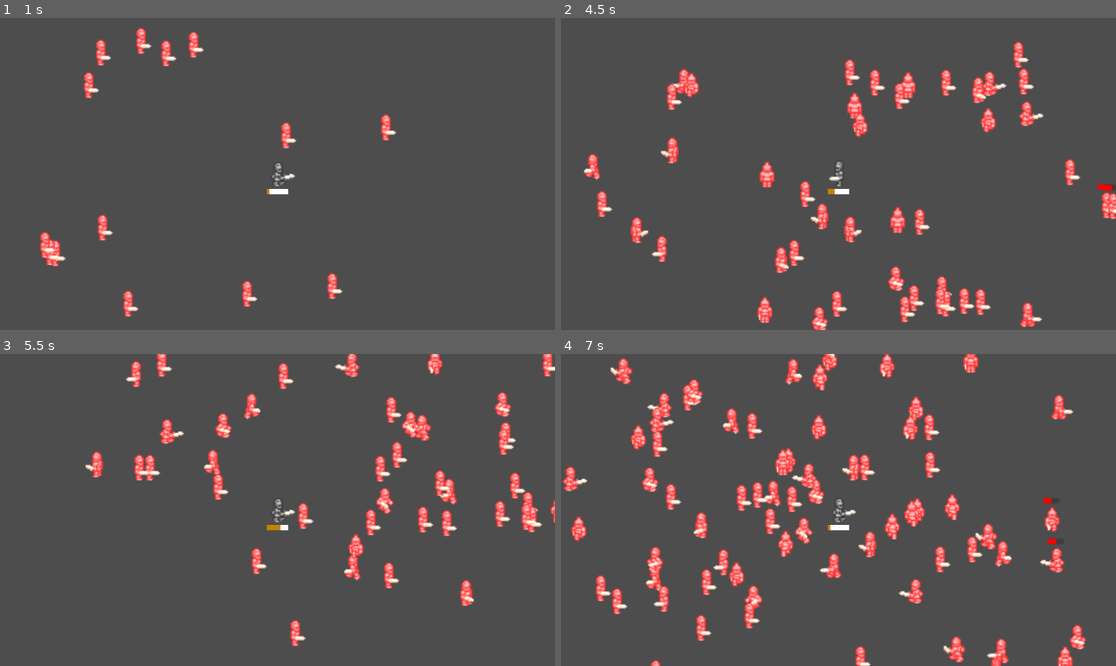
Above: before the commit, frames 1-4 (two rows, left to right).
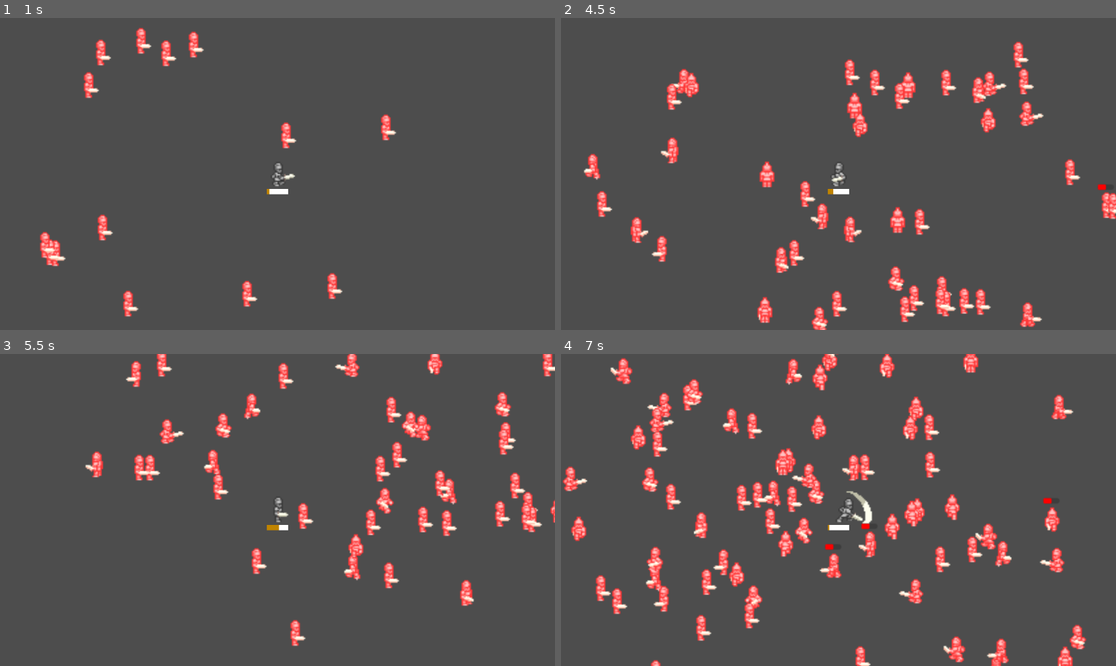
Above: after the commit, the same moments.

Repository: MattDirty/upsi4
Game: Godot game, scene res://Playground.tscn
Two runs of this game, one before a commit and one after it. Both use one fixed random seed, a clock stepped at 60 frames per second and the inputs below.
Inputs (mouse positions are in pixels of both pictures, inside the frame that each line leads up to):
- Up to frame 1 (1 s): move the mouse to (399, 158) at 0.52 s; hold D (move_right) from 0.53 s (still down); hold Space (main_attack) from 0.53 s (still down)
- Up to frame 2 (4.5 s): move the mouse to (727, 189) at 1.27 s; release D (move_right) at 1.28 s; release Space (main_attack) at 1.28 s; hold S (move_down) 1.28-2.03 s; tap Space (main_attack) at 1.35, 2.85, 4.35 s; move the mouse to (894, 105) at 2.02 s; hold D (move_right) 2.03-2.78 s; hold Space (main_attack) 2.03-2.78 s; move the mouse to (810, 236) at 2.77 s; hold W (move_up) 2.78-3.53 s; move the mouse to (1005, 220) at 3.52 s; hold Space (main_attack) 3.53-4.28 s; hold A (move_left) from 3.53 s (still down); move the mouse to (672, 127) at 4.27 s
- Up to frame 3 (5.5 s): move the mouse to (305, 510) at 5.02 s; release A (move_left) at 5.03 s; hold S (move_down) from 5.03 s (still down); hold Space (main_attack) from 5.03 s (still down)
- Up to frame 4 (7 s): move the mouse to (755, 432) at 5.77 s; release S (move_down) at 5.78 s; release Space (main_attack) at 5.78 s; hold D (move_right) 5.78-6.53 s; tap Space (main_attack) at 5.85 s; move the mouse to (960, 494) at 6.52 s; hold W (move_up) from 6.53 s (still down); hold Space (main_attack) from 6.53 s (still down)

Frame 1 is identical in both runs. In frame 2, 0.1% of the frame differs, in the area x 48-100%, y 46-57%; in frame 3, 0.1%; in frame 4, 0.4%, in the area x 47-90%, y 43-63%.

Commit message:
Refactored Attack

Diff:
--- a/Characters/Player/Attack.gd
+++ b/Characters/Player/Attack.gd
@@ -4,44 +4,69 @@
 var damages: int = 5
 var cooldown: float = 3
 var cooldown_elapsed = 0
-var frames: int = 1
+var frames: int = 4
 var ticks_since_attack: int = 0
+var attacked_enemies: Array = []
+var deal_with_status = {
+	"Ready": deal_with_ready,
+	"Cooldown": deal_with_cooldown,
+	"Attacking": deal_with_attacking,
+}
 @onready var hitbox: Area2D = $"Area2D"
 @onready var CooldownBar: ProgressBar = $"../CooldownBar"
 
 
-func _ready():
+func reset_weapon():
 	cooldown_elapsed = cooldown
 	CooldownBar.max_value = cooldown
 	CooldownBar.value = cooldown_elapsed
+	ticks_since_attack = 0
+	attacked_enemies.clear()
+	status = "Ready"
+
+func _ready():
+	reset_weapon()
+
+# Called every frame. 'delta' is the elapsed time since the previous frame.
+func _physics_process(delta):
+	look_at(get_global_mouse_position())
+	deal_with_status[status].call(delta)
 
 
 func attack():
-	if status == "Cooldown":
+	if status == "Cooldown" or status == "Attacking":
 		return
 	status = "Attacking"
+	attacked_enemies.clear()
 	ticks_since_attack = 0
 	cooldown_elapsed = 0
 
-# Called every frame. 'delta' is the elapsed time since the previous frame.
-func _physics_process(delta):
-	if status == "Cooldown":
+
+func deal_with_cooldown(delta):
 		cooldown_elapsed += delta
 		CooldownBar.max_value = cooldown
 		CooldownBar.value = cooldown_elapsed
 		if cooldown_elapsed >= cooldown:
 			status = "Ready"
-	if status == "Attacking":
-		ticks_since_attack += 1
+
+
+func deal_with_attacking(_delta):
+	ticks_since_attack += 1
+	if ticks_since_attack >= frames:
+		status = "Cooldown"
+	else:
 		var hits = hitbox.get_overlapping_areas()
 		for hit in hits:
 			var enemy = hit.get_parent()
 			deal_damages_to_enemy(enemy)
-		if ticks_since_attack >= frames:
-			status = "Cooldown"
-	look_at(get_global_mouse_position())
 
 
+func deal_with_ready(_delta):
+	pass
 
-func deal_damages_to_enemy(enemy):
+
+func deal_damages_to_enemy(enemy: Enemy):
+	if enemy in attacked_enemies:
+		return
 	enemy.take_damages(damages)
+	attacked_enemies.append(enemy)
